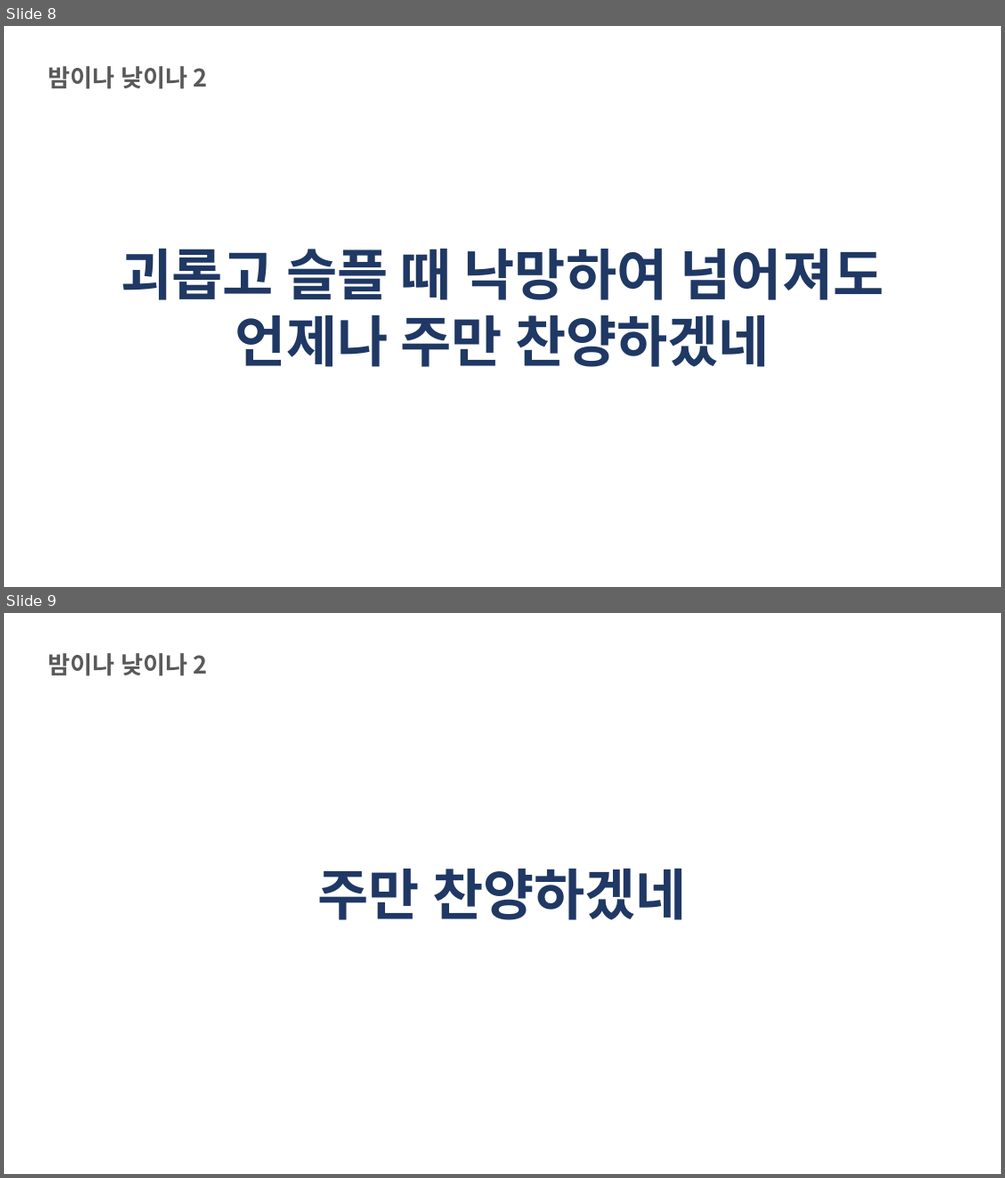
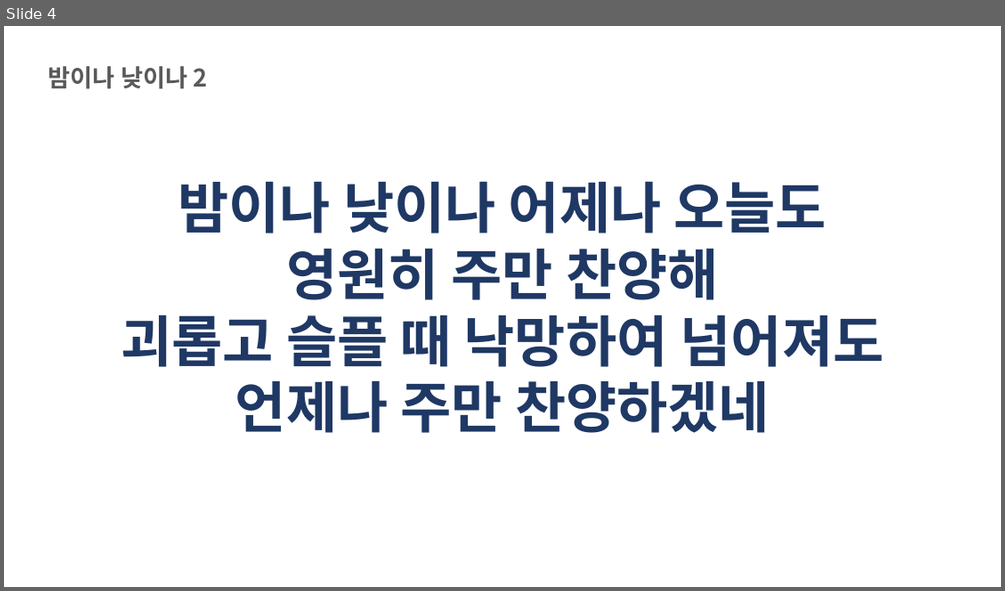
Before and after one commit to chanbinna/pptGeneratorWebsite, a slide deck: uploads/generated_presentation.pptx. Shown one above the other, each under a label of ours: slides 8 and 9 before the commit, slide 4 after it. The pictures are 1005x1178 and 1005x591 pixels, drawn with LibreOffice and Linux fonts; fonts in the diff are those of the drawing; background and template pictures are left out. Boxes give left, top, right and bottom in pixels: in the first picture for what was removed or moved away, otherwise in the second. Text is boxed around its words. In the diff, an @@ line names an element or a change of style, - is before the commit and + after.

```diff
--- a/uploads/generated_presentation.pptx
+++ b/uploads/generated_presentation.pptx
@@ slide 9 removed at [4, 613, 1001, 1174], background picture (left out) @@
@@ text removed at [48, 653, 208, 676] @@
-밤이나 낮이나 2
@@ text removed at [318, 868, 687, 920] @@
-주만 찬양하겠네
@@ what was slide 8 is now slide 4 @@
@@ slide 4 changed as well @@
@@ text "밤이나 낮이나 어제나 오늘도": place and size @@
-text "밤이나 낮이나 어제나 오늘도" at [121, 248, 884, 367]
+text "밤이나 낮이나 어제나 오늘도" at [121, 181, 884, 433]
@@ text at [178, 181, 827, 300]: paragraphs added @@
+밤이나 낮이나 어제나 오늘도
+영원히 주만 찬양해
```
Also in this commit, not shown: 5 other slides changed, 2 other slides removed, 2 other files.
